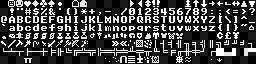
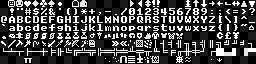
The second (256, 64) image is a revision of the first. Changes to its layers:
painted on "Background" over bbox(73, 10, 181, 47)
